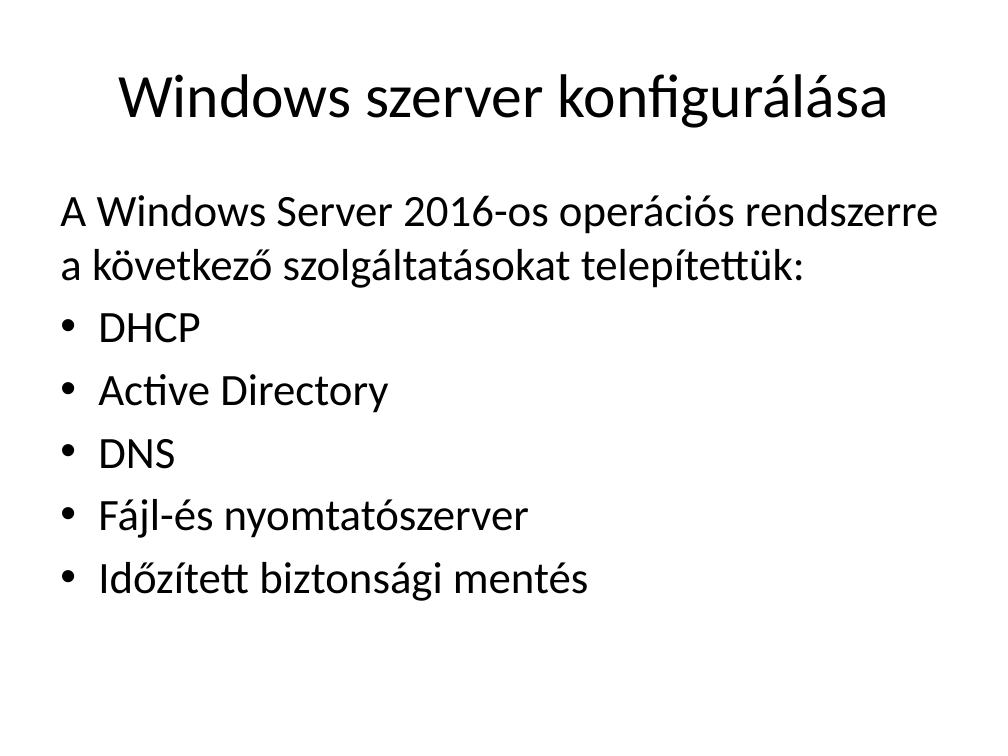
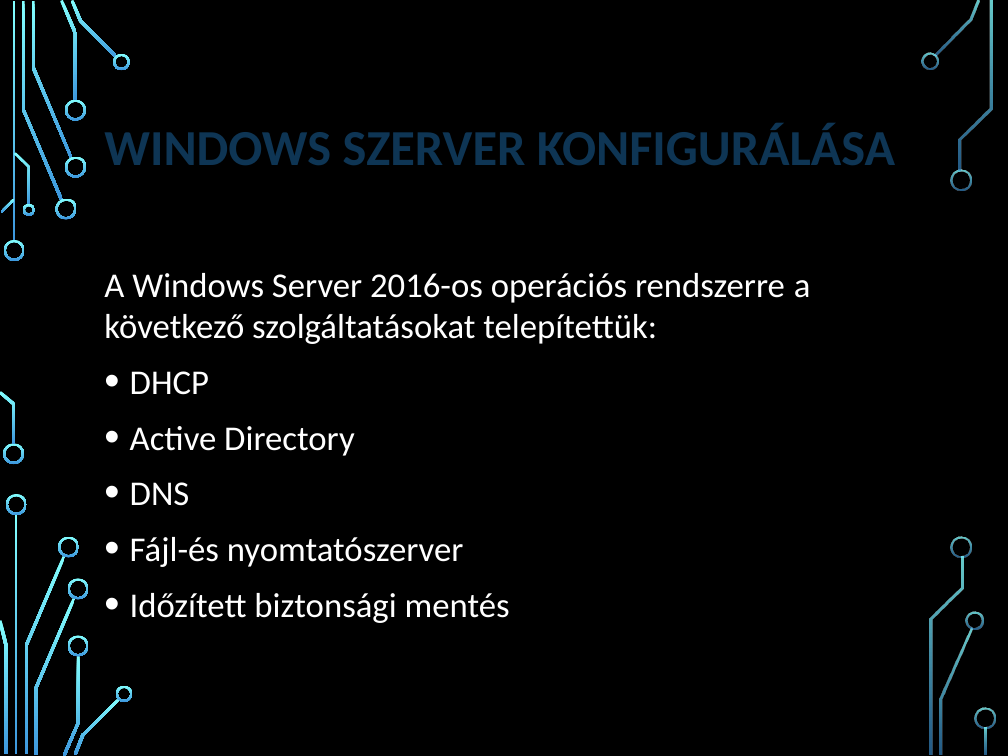
Before and after one commit to LocskaG/Uzemelteto_vizsgaremek_2024, a slide deck: slide 14 of BEMUTATÓ/Halozattervezesi_vizsgaremek_ppt.pptx. Drawn at 1008x756 pixels with LibreOffice and Linux fonts; fonts in the diff are those of the drawing; background and template pictures are left out. Boxes give left, top, right and bottom in pixels: in the first picture for what was removed or moved away, otherwise in the second. Text is boxed around its words. In the diff, an @@ line names an element or a change of style, - is before the commit and + after.

```diff
--- a/BEMUTATÓ/Halozattervezesi_vizsgaremek_ppt.pptx
+++ b/BEMUTATÓ/Halozattervezesi_vizsgaremek_ppt.pptx
@@ background #FFFFFF to picture (left out) @@
@@ title at [104,124,895,165]: text changed; size 44 to 36 pt; text colour #000000 to #0E3554; bold on @@
-Windows szerver konfigurálása
+WINDOWS SZERVER KONFIGURÁLÁSA
@@ text "A Windows Server 2016-os operációs ...": place and size @@
-text "A Windows Server 2016-os operációs ..." at [60,195,938,601]
+text "A Windows Server 2016-os operációs ..." at [104,273,811,623]
@@ text "A Windows Server 2016-os operációs ..." at [104,273,811,623]: size 32 to 24.8 pt, text colour #000000 to #FFFFFF; more space between paragraphs; indent changed; vertical alignment top to middle @@
@@ group added at [0,0,995,756]: 33 freeform shapes, 3 rectangles @@
```
Also in this commit, not shown: 13 other slides changed, 4 slides added, 4 slides removed.
